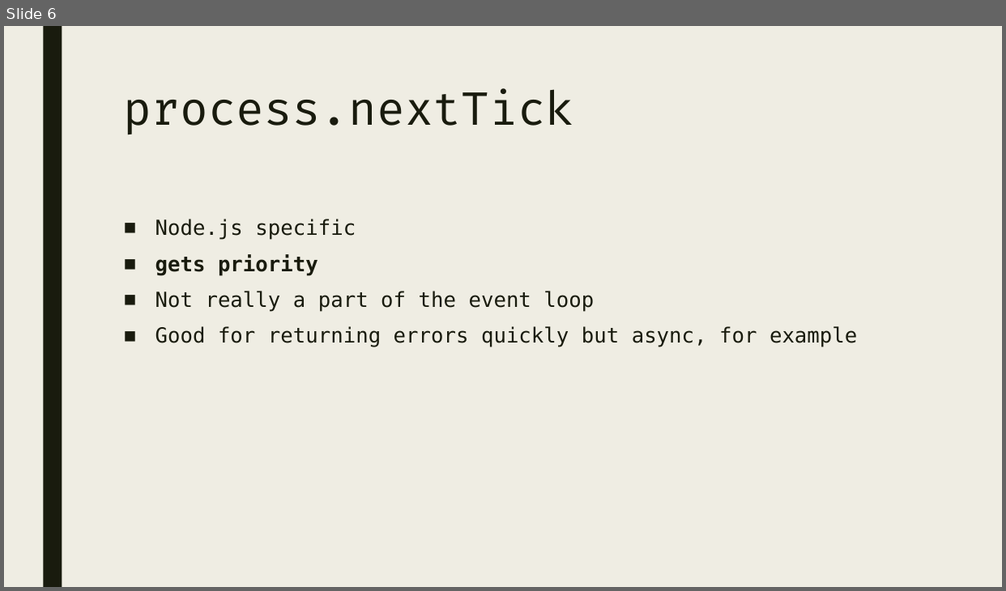
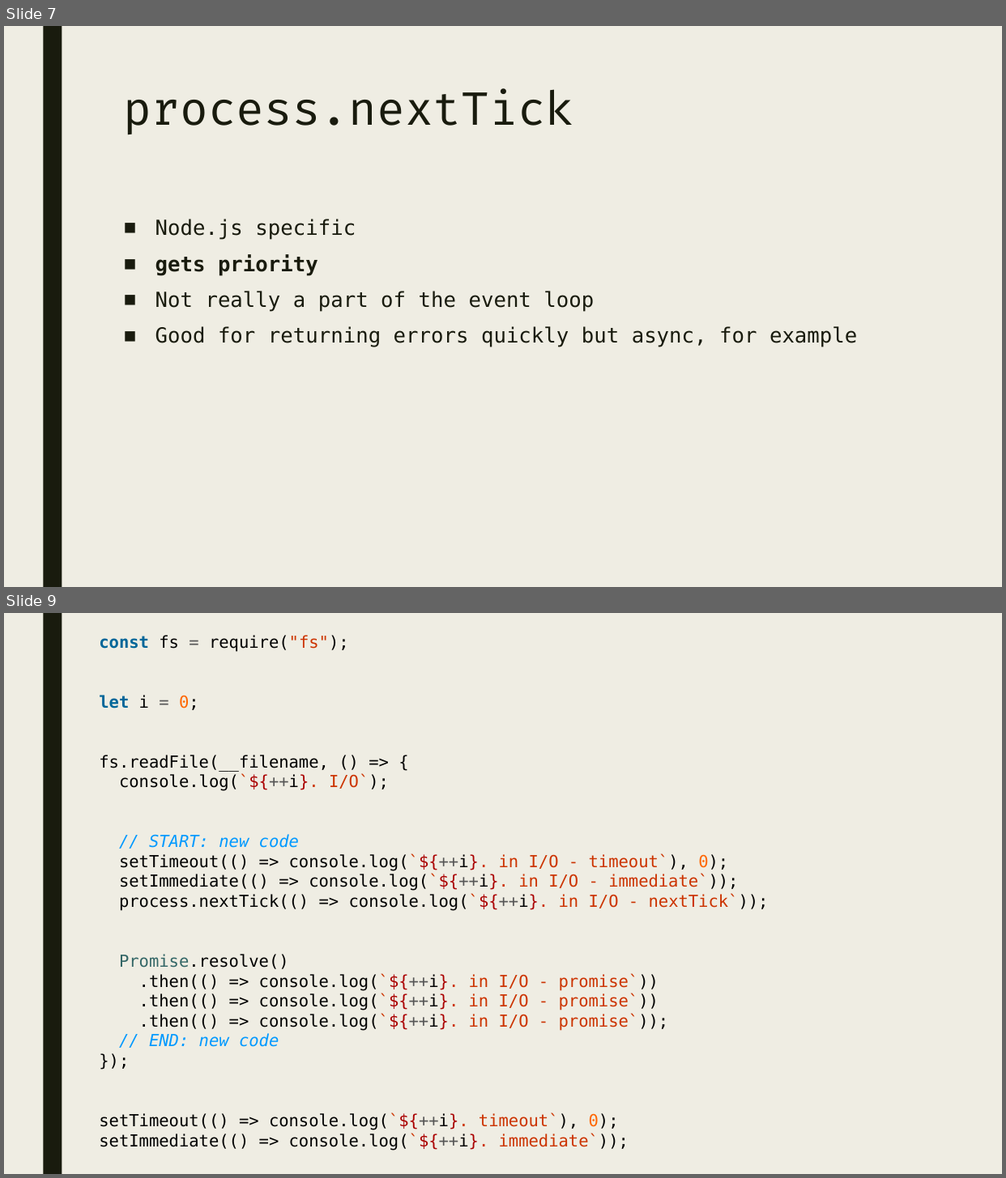
Before and after one commit to nabriski/lectures, a slide deck: event-loop/prez.pptx. Shown one above the other, each under a label of ours: slide 6 before the commit, slides 7 and 9 after it; the slides between them are not shown. The pictures are 1006x591 and 1006x1178 pixels, drawn with LibreOffice and Linux fonts; fonts in the diff are those of the drawing. Boxes give left, top, right and bottom in pixels: in the first picture for what was removed or moved away, otherwise in the second. Text is boxed around its words. In the diff, an @@ line names an element or a change of style, - is before the commit and + after.

```diff
--- a/event-loop/prez.pptx
+++ b/event-loop/prez.pptx
@@ slide 9 added at (4,613,1002,1174), background #EFEDE3; not listed: 1 template element that a slide beside it also shows @@
@@ text added at (99,635,769,1151), 16 pt, text #000000 @@
+const fs = require("fs");
+let i = 0;
+fs.readFile(__filename, () => {
+console.log(`${++i}. I/O`);
+// START: new code
+setTimeout(() => console.log(`${++i}. in I/O - timeout`), 0);
+setImmediate(() => console.log(`${++i}. in I/O - immediate`));
+process.nextTick(() => console.log(`${++i}. in I/O - nextTick`));
+Promise.resolve()
+.then(() => console.log(`${++i}. in I/O - promise`))
+.then(() => console.log(`${++i}. in I/O - promise`))
+.then(() => console.log(`${++i}. in I/O - promise`));
+// END: new code
+});
+setTimeout(() => console.log(`${++i}. timeout`), 0);
+setImmediate(() => console.log(`${++i}. immediate`));
@@ what was slide 6 is now slide 7 @@
```
Also in this commit, not shown: 2 slides changed, 4 other slides added, 3 slides removed, 3 other files.
